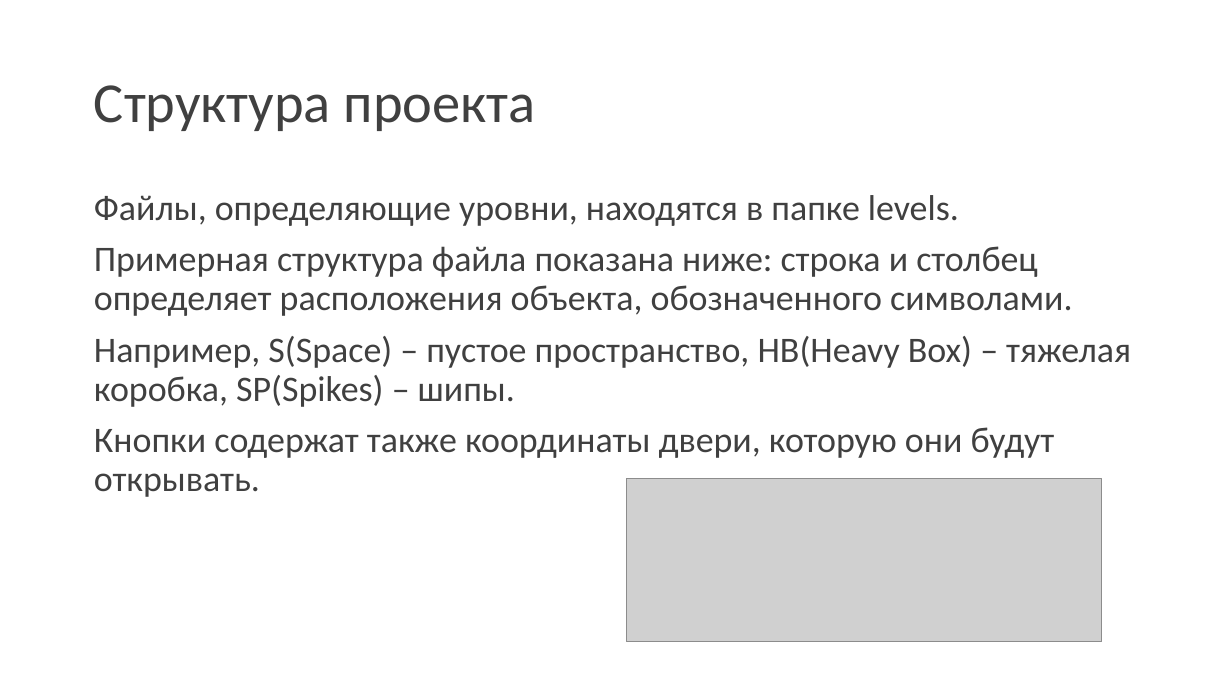
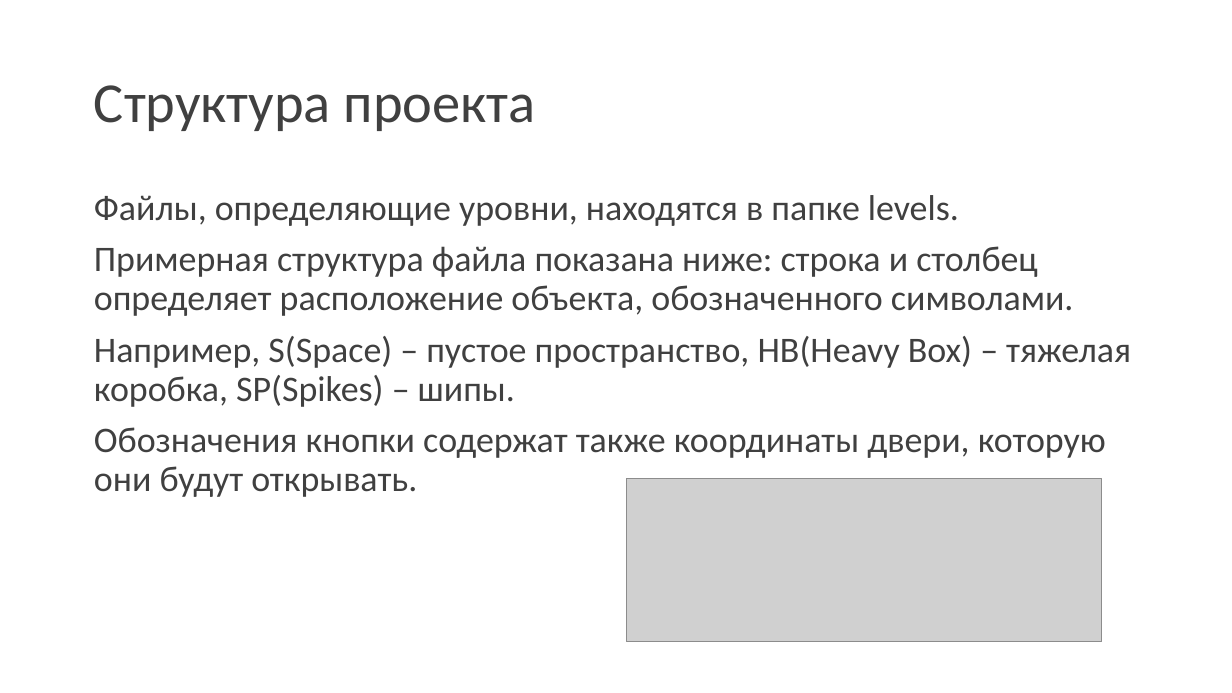
Before and after one commit to VladZuykin/YL_project, a slide deck: slide 5 of Подъем.pptx. Drawn at 1232x693 pixels with LibreOffice and Linux fonts; fonts in the diff are those of the drawing; grey boxes stand for pictures. Boxes give left, top, right and bottom in pixels: in the first picture for what was removed or moved away, otherwise in the second. Text is boxed around its words. In the diff, an @@ line names an element or a change of style, - is before the commit and + after.

```diff
--- a/Подъем.pptx
+++ b/Подъем.pptx
@@ text at <box>94,246,1074,316</box>: text changed @@
-Примерная структура файла показана ниже: строка и столбец определяет расположения объекта, обозначенного символами.
+Примерная структура файла показана ниже: строка и столбец определяет расположение объекта, обозначенного символами.
@@ text at <box>94,427,1106,497</box>: text changed @@
-Кнопки содержат также координаты двери, которую они будут открывать.
+Обозначения кнопки содержат также координаты двери, которую они будут открывать.
```
Also in this commit, not shown: 2 other slides changed, 1 slide added, 3 other files.
